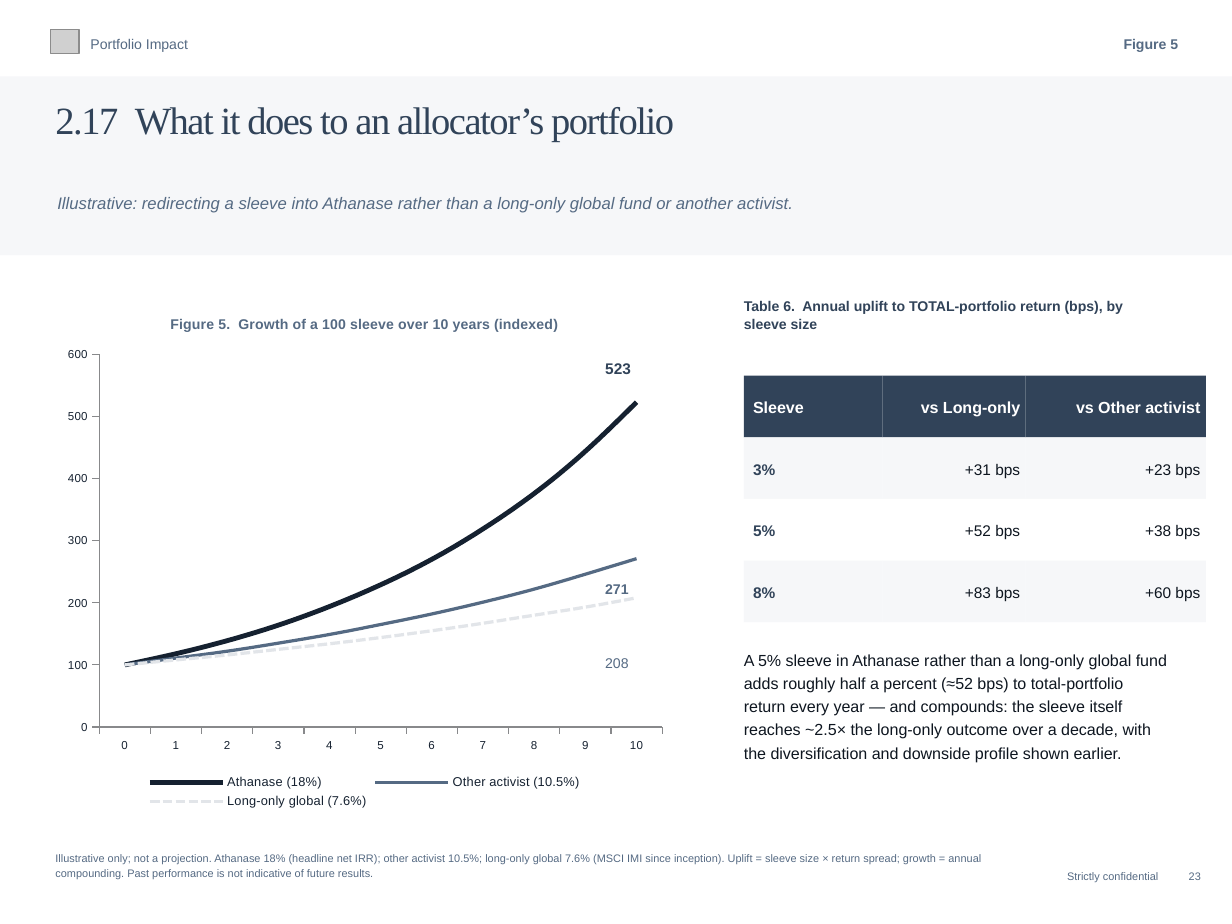
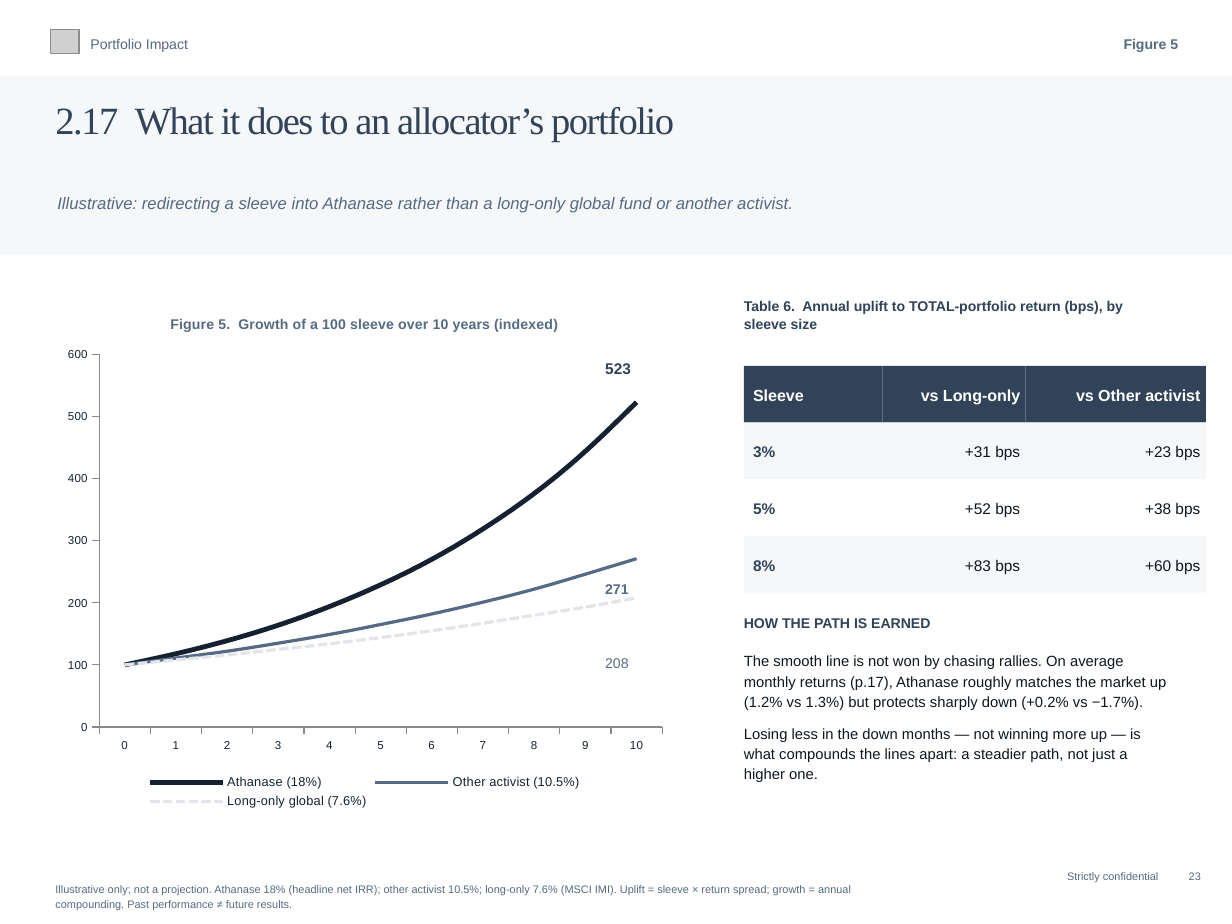
Before and after one commit to charette-lab/Claude, a slide deck: slide 26 of Athanase_Engaged_Ownership_Allocator_Deck.pptx. Drawn at 1232x924 pixels with LibreOffice and Linux fonts; fonts in the diff are those of the drawing; grey boxes stand for pictures. Boxes give left, top, right and bottom in pixels: in the first picture for what was removed or moved away, otherwise in the second. Text is boxed around its words. In the diff, an @@ line names an element or a change of style, - is before the commit and + after.

```diff
--- a/Athanase_Engaged_Ownership_Allocator_Deck.pptx
+++ b/Athanase_Engaged_Ownership_Allocator_Deck.pptx
@@ rectangle: place and size @@
-rectangle at bbox=[744, 375, 882, 436]
+rectangle at bbox=[744, 366, 882, 423]
@@ text "Sleeve": place and size @@
-text "Sleeve" at bbox=[753, 401, 804, 413]
+text "Sleeve" at bbox=[753, 389, 804, 401]
@@ rectangle: place and size @@
-rectangle at bbox=[882, 375, 1025, 436]
+rectangle at bbox=[882, 366, 1025, 423]
@@ text "vs Long-only": place and size @@
-text "vs Long-only" at bbox=[921, 401, 1020, 417]
+text "vs Long-only" at bbox=[921, 389, 1020, 405]
@@ rectangle: place and size @@
-rectangle at bbox=[1025, 375, 1205, 436]
+rectangle at bbox=[1025, 366, 1205, 423]
@@ text "vs Other activist": place and size @@
-text "vs Other activist" at bbox=[1076, 401, 1200, 413]
+text "vs Other activist" at bbox=[1076, 389, 1200, 401]
@@ rectangle: place and size @@
-rectangle at bbox=[744, 438, 882, 499]
+rectangle at bbox=[744, 423, 882, 479]
@@ text "3%": place and size @@
-text "3%" at bbox=[753, 464, 775, 475]
+text "3%" at bbox=[753, 446, 775, 457]
@@ rectangle: place and size @@
-rectangle at bbox=[882, 438, 1025, 499]
+rectangle at bbox=[882, 423, 1025, 479]
@@ text "+31 bps": place and size @@
-text "+31 bps" at bbox=[965, 464, 1020, 478]
+text "+31 bps" at bbox=[965, 446, 1020, 461]
@@ rectangle: place and size @@
-rectangle at bbox=[1025, 438, 1205, 499]
+rectangle at bbox=[1025, 423, 1205, 479]
@@ text "+23 bps": place and size @@
-text "+23 bps" at bbox=[1145, 464, 1200, 478]
+text "+23 bps" at bbox=[1145, 446, 1200, 461]
@@ rectangle: place and size @@
-rectangle at bbox=[744, 499, 882, 560]
+rectangle at bbox=[744, 479, 882, 536]
@@ text "5%": place and size @@
-text "5%" at bbox=[753, 525, 775, 536]
+text "5%" at bbox=[753, 503, 775, 514]
@@ rectangle: place and size @@
-rectangle at bbox=[882, 499, 1025, 560]
+rectangle at bbox=[882, 479, 1025, 536]
@@ text "+52 bps": place and size @@
-text "+52 bps" at bbox=[965, 525, 1020, 540]
+text "+52 bps" at bbox=[965, 503, 1020, 518]
@@ rectangle: place and size @@
-rectangle at bbox=[1025, 499, 1205, 560]
+rectangle at bbox=[1025, 479, 1205, 536]
@@ text "+38 bps": place and size @@
-text "+38 bps" at bbox=[1145, 525, 1200, 540]
+text "+38 bps" at bbox=[1145, 503, 1200, 518]
@@ rectangle: place and size @@
-rectangle at bbox=[744, 560, 882, 621]
+rectangle at bbox=[744, 536, 882, 592]
@@ text "8%": place and size @@
-text "8%" at bbox=[753, 587, 775, 598]
+text "8%" at bbox=[753, 560, 775, 571]
@@ rectangle: place and size @@
-rectangle at bbox=[882, 560, 1025, 621]
+rectangle at bbox=[882, 536, 1025, 592]
@@ text "+83 bps": place and size @@
-text "+83 bps" at bbox=[965, 587, 1020, 601]
+text "+83 bps" at bbox=[965, 560, 1020, 574]
@@ rectangle: place and size @@
-rectangle at bbox=[1025, 560, 1205, 621]
+rectangle at bbox=[1025, 536, 1205, 592]
@@ text "+60 bps": place and size @@
-text "+60 bps" at bbox=[1145, 587, 1200, 601]
+text "+60 bps" at bbox=[1145, 560, 1200, 574]
@@ text at bbox=[744, 618, 930, 628]: text changed; size 10 to 8.8 pt; text colour #0E1620 to #314359; bold on @@
-A 5% sleeve in Athanase rather than a long-only global fund adds roughly half a percent (≈52 bps) to total-portfolio return every year — and compounds: the sleeve itself reaches ~2.5× the long-only outcome over a decade, with the diversification and downside profile shown earlier.
+HOW THE PATH IS EARNED
@@ text added at bbox=[744, 655, 1166, 782], 9.2 pt, text #0E1620 @@
+The smooth line is not won by chasing rallies. On average monthly returns (p.17), Athanase roughly matches the market up (1.2% vs 1.3%) but protects sharply down (+0.2% vs −1.7%).
+Losing less in the down months — not winning more up — is what compounds the lines apart: a steadier path, not just a higher one.
@@ text at bbox=[55, 885, 851, 911]: text changed @@
-Illustrative only; not a projection. Athanase 18% (headline net IRR); other activist 10.5%; long-only global 7.6% (MSCI IMI since inception). Uplift = sleeve size × return spread; growth = annual compounding. Past performance is not indicative of future results.
+Illustrative only; not a projection. Athanase 18% (headline net IRR); other activist 10.5%; long-only 7.6% (MSCI IMI). Uplift = sleeve × return spread; growth = annual compounding. Past performance ≠ future results.
```
Also in this commit, not shown: 1 other file.
